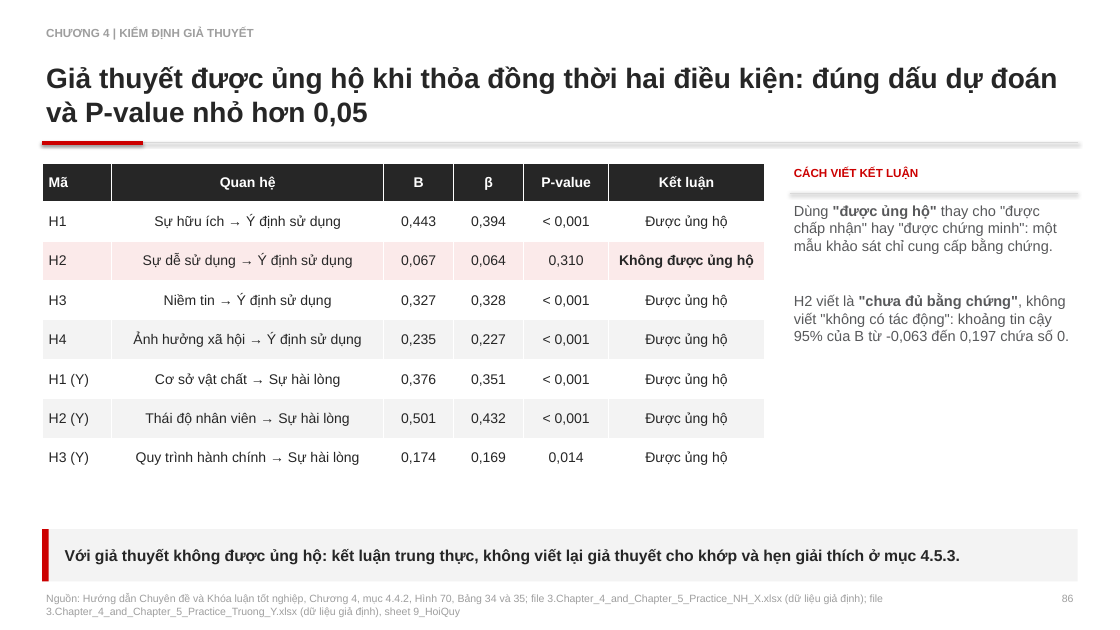
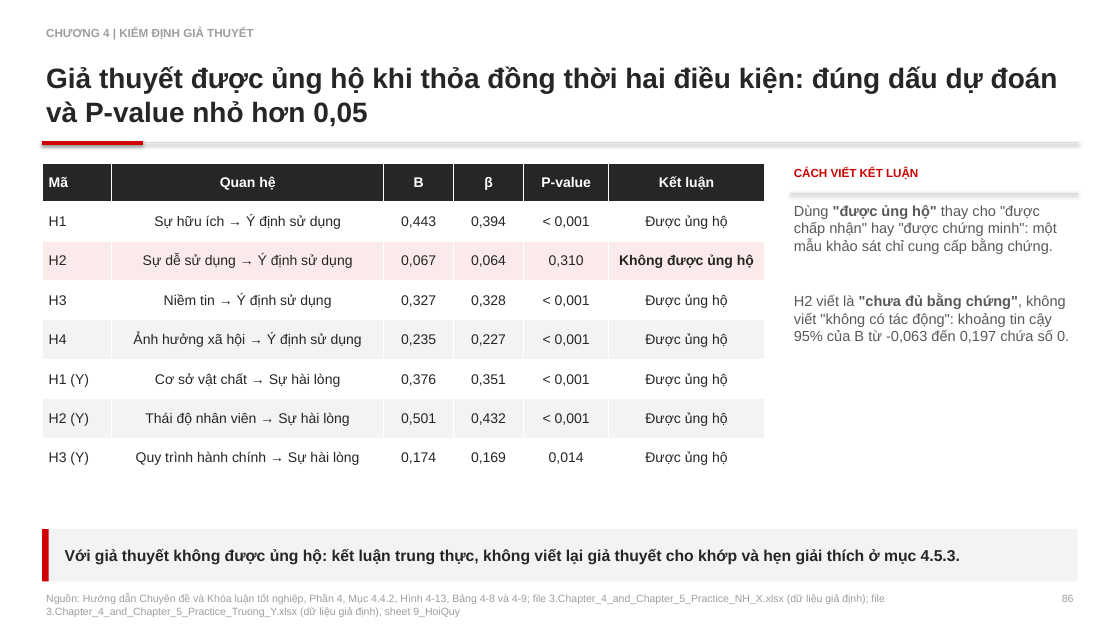
Before and after one commit to johnneinadlerr0353-bot/sachhuongdan, a slide deck: slide 86 of Core_Slide_2_HD2_Bain.pptx. Drawn at 1120x630 pixels with LibreOffice and Linux fonts; fonts in the diff are those of the drawing. Boxes give left, top, right and bottom in pixels: in the first picture for what was removed or moved away, otherwise in the second. Text is boxed around its words. In the diff, an @@ line names an element or a change of style, - is before the commit and + after.

```diff
--- a/Core_Slide_2_HD2_Bain.pptx
+++ b/Core_Slide_2_HD2_Bain.pptx
@@ text at [46, 594, 884, 617]: text changed @@
-Nguồn: Hướng dẫn Chuyên đề và Khóa luận tốt nghiệp, Chương 4, mục 4.4.2, Hình 70, Bảng 34 và 35; file 3.Chapter_4_and_Chapter_5_Practice_NH_X.xlsx (dữ liệu giả định); file 3.Chapter_4_and_Chapter_5_Practice_Truong_Y.xlsx (dữ liệu giả định), sheet 9_HoiQuy
+Nguồn: Hướng dẫn Chuyên đề và Khóa luận tốt nghiệp, Phần 4, Mục 4.4.2, Hình 4-13, Bảng 4-8 và 4-9; file 3.Chapter_4_and_Chapter_5_Practice_NH_X.xlsx (dữ liệu giả định); file 3.Chapter_4_and_Chapter_5_Practice_Truong_Y.xlsx (dữ liệu giả định), sheet 9_HoiQuy
```
Also in this commit, not shown: 117 other slides changed, 4 other files.
